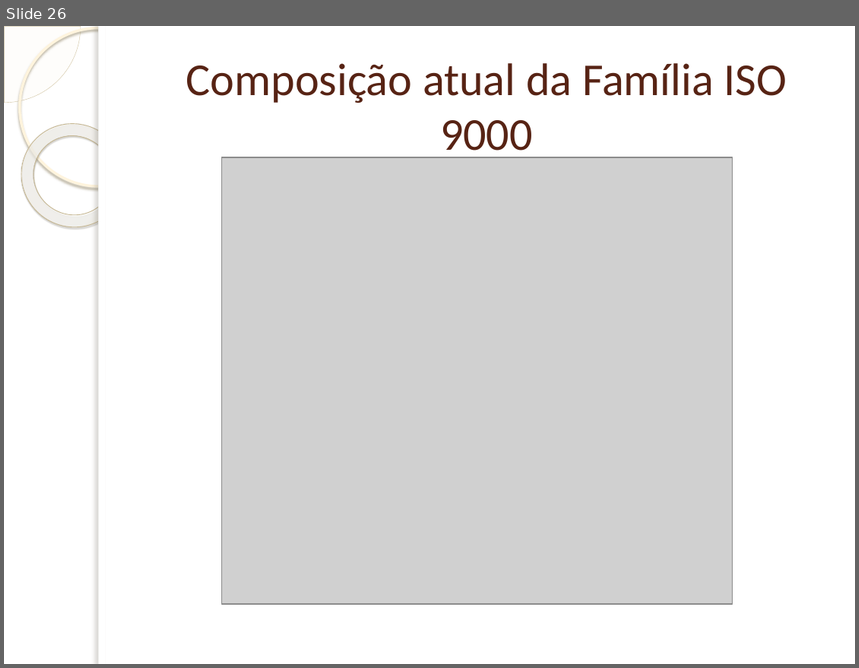
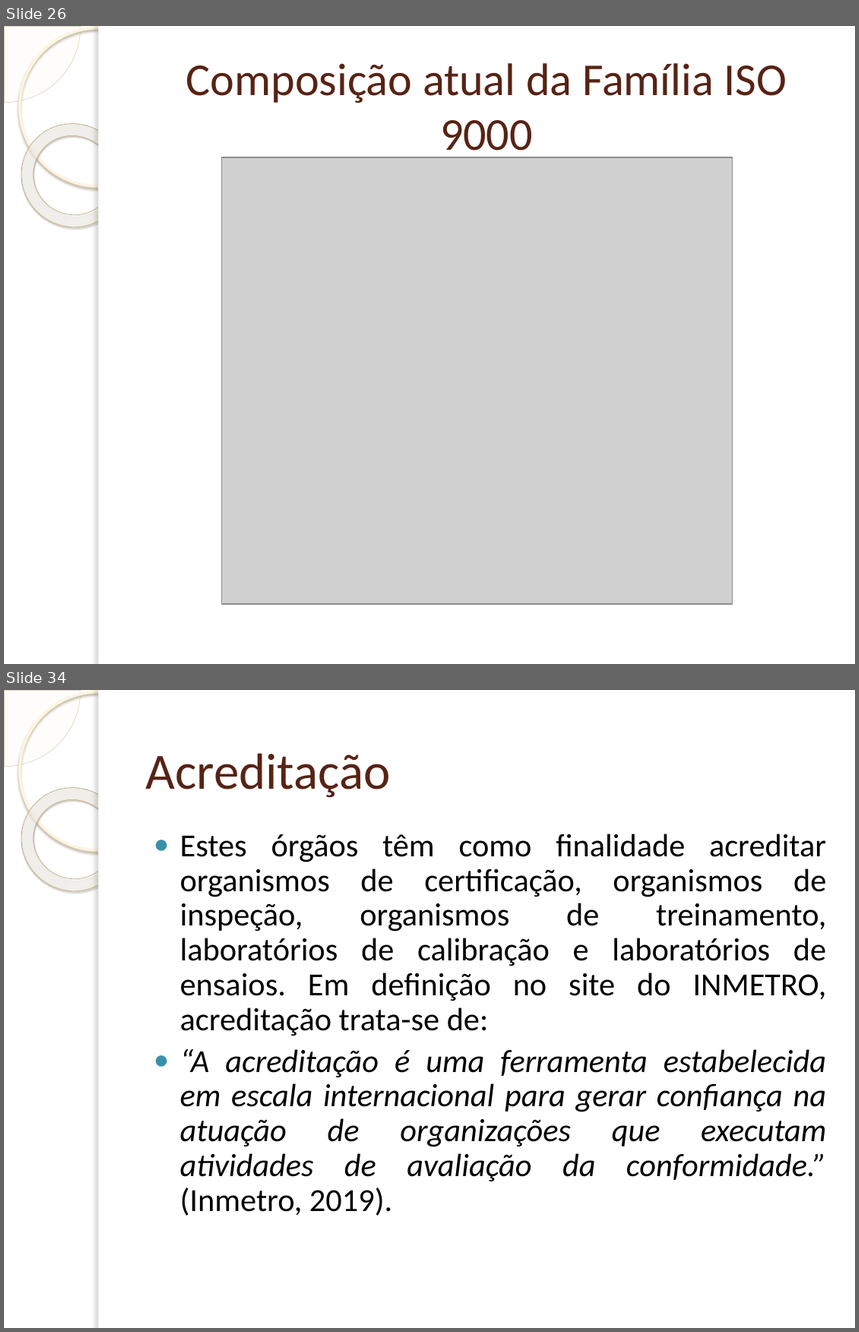
Before and after one commit to TZNaso/QS, a slide deck: Família ISO 9000.pptx. Shown one above the other, each under a label of ours: slide 26 before the commit, slides 26 and 34 after it; the slides between them are not shown. The pictures are 859x668 and 859x1332 pixels, drawn with LibreOffice and Linux fonts; fonts in the diff are those of the drawing; grey boxes stand for pictures; background and template pictures are left out. Boxes give left, top, right and bottom in pixels: in the first picture for what was removed or moved away, otherwise in the second. Text is boxed around its words. In the diff, an @@ line names an element or a change of style, - is before the commit and + after.

```diff
--- a/Família ISO 9000.pptx
+++ b/Família ISO 9000.pptx
@@ slide 34 added at [4, 690, 855, 1328], background picture (left out); not listed: 5 template elements that a slide beside it also shows @@
@@ title added at [146, 753, 391, 798], 43 pt, text #572314 @@
+Acreditação
@@ text added at [180, 834, 827, 1216], 27.2 pt, text #000000 @@
+● Estes órgãos têm como finalidade acreditar organismos de certificação, organismos de inspeção, organismos de treinamento, laboratórios de calibração e laboratórios de ensaios. Em definição no site do INMETRO, acreditação trata-se de:
+● “A acreditação é uma ferramenta estabelecida em escala internacional para gerar confiança na atuação de organizações que executam atividades de avaliação da conformidade.” (Inmetro, 2019).
```
Also in this commit, not shown: 3 slides changed, 16 other slides added, 3 slides removed, 1 other file.
